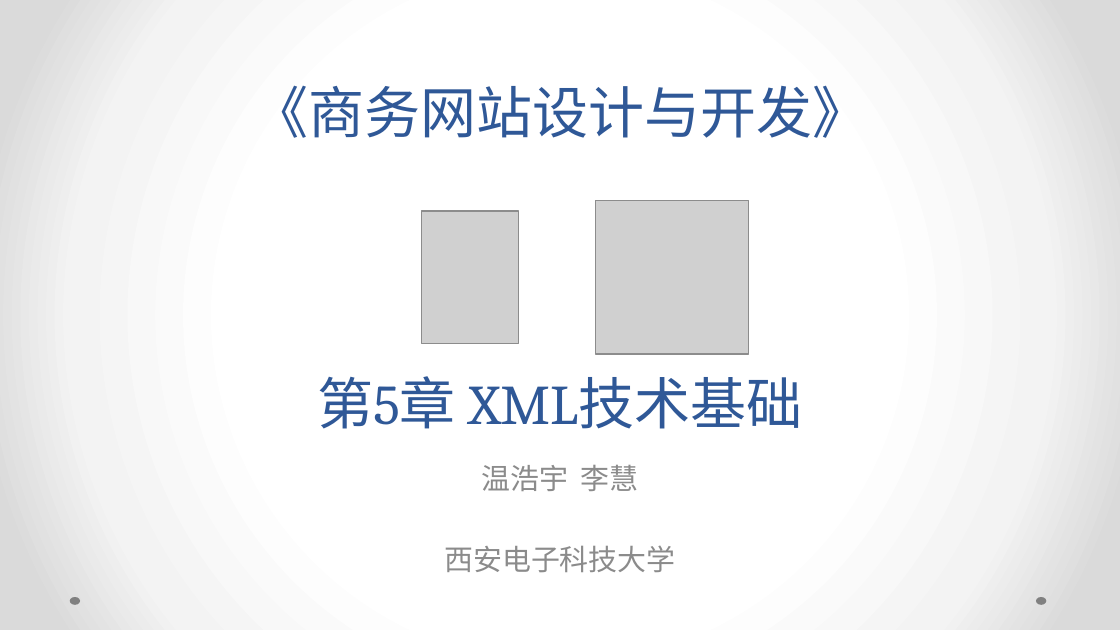
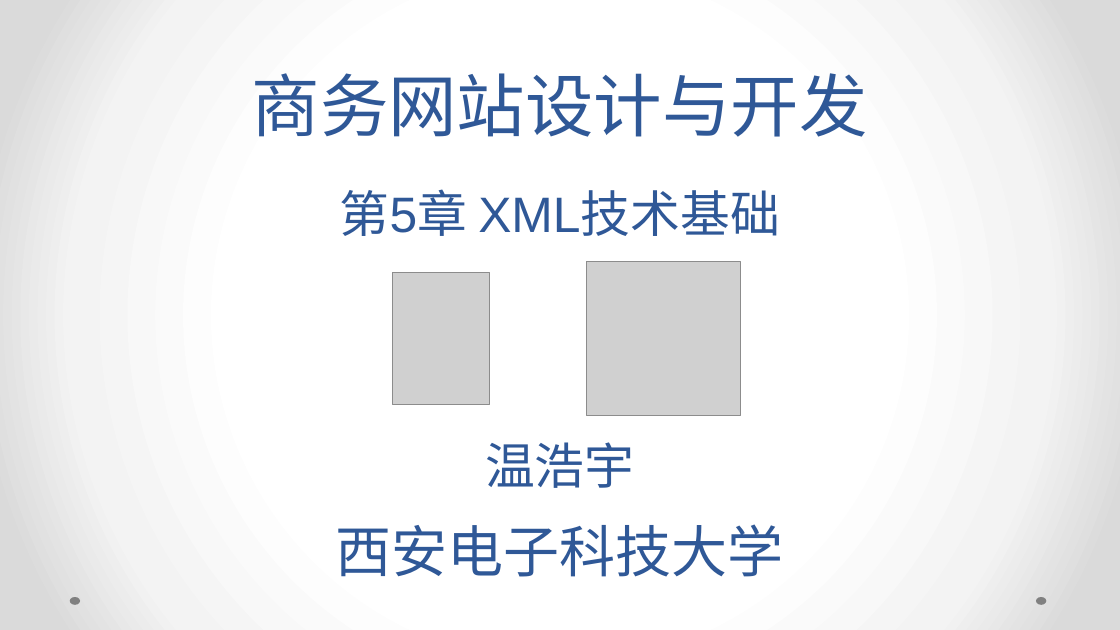
Before and after one commit to xdwenhaoyu/WEB_JSP, a slide deck: slide 1 of JSP PPT/第05章 XML技术基础.pptx. Drawn at 1120x630 pixels with LibreOffice and Linux fonts; fonts in the diff are those of the drawing; grey boxes stand for pictures. Boxes give left, top, right and bottom in pixels: in the first picture for what was removed or moved away, otherwise in the second. Text is boxed around its words. In the diff, an @@ line names an element or a change of style, - is before the commit and + after.

```diff
--- a/JSP PPT/第05章 XML技术基础.pptx
+++ b/JSP PPT/第05章 XML技术基础.pptx
@@ title at [252,73,868,137]: text changed; size 36 to 44 pt; font Cambria to Arial @@
-《商务网站设计与开发》
+商务网站设计与开发
@@ text "第5章 XML技术基础": place and size @@
-text "第5章 XML技术基础" at [317,376,802,429]
+text "第5章 XML技术基础" at [340,189,780,236]
@@ text "第5章 XML技术基础" at [340,189,780,236]: size 36 to 32 pt, font Cambria to Arial @@
@@ picture: place and size @@
-picture at [595,200,748,354]
+picture at [587,262,740,416]
@@ picture: place and size @@
-picture at [421,211,519,343]
+picture at [392,272,489,404]
@@ subtitle added at [485,442,634,488], 32 pt, text #2F5897 @@
+温浩宇
@@ text at [481,465,639,491]: paragraph removed @@
-温浩宇 李慧
@@ text "西安电子科技大学": place and size @@
-text "西安电子科技大学" at [444,465,675,572]
+text "西安电子科技大学" at [336,524,784,577]
@@ text "西安电子科技大学" at [336,524,784,577]: size 18.6 to 36 pt, font Quicksand to Arial, text colour #8C8C8C to #2F5897; less space between paragraphs @@
```
Also in this commit, not shown: 10 other files.
